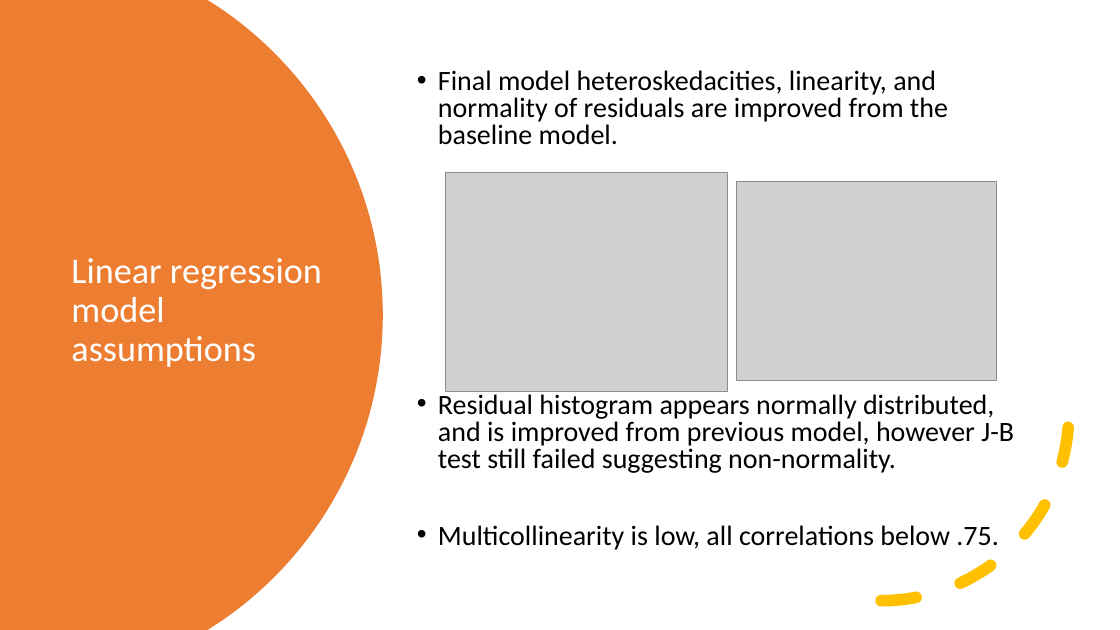
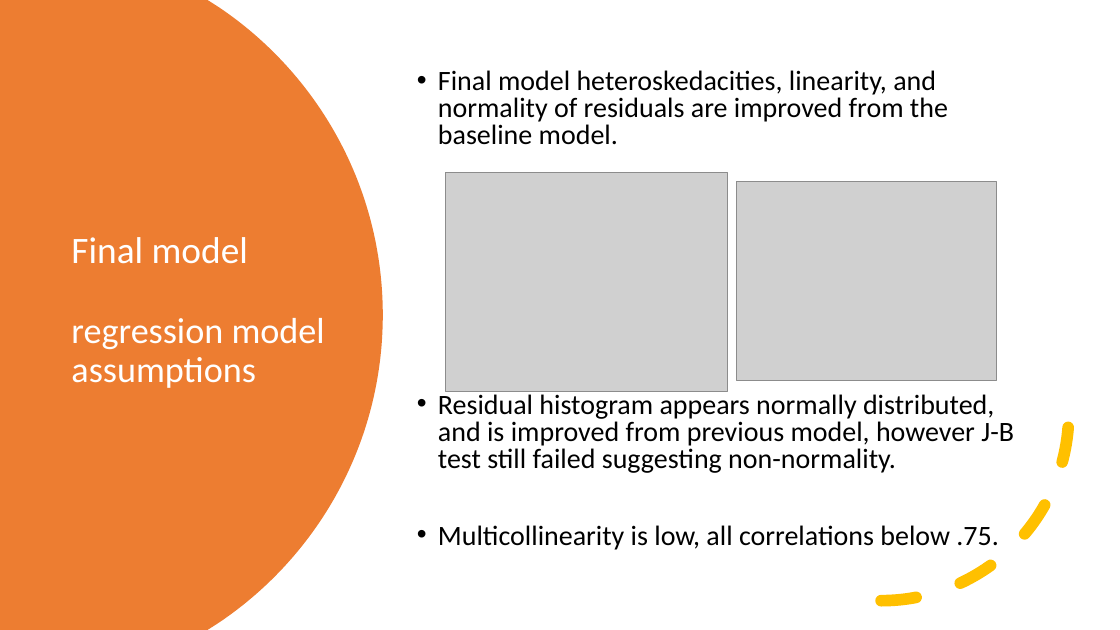
Before and after one commit to jmarksk/RealEstateProject2, a slide deck: slide 5 of Presentation_RealEstate.pptx. Drawn at 1120x630 pixels with LibreOffice and Linux fonts; fonts in the diff are those of the drawing; grey boxes stand for pictures. Boxes give left, top, right and bottom in pixels: in the first picture for what was removed or moved away, otherwise in the second. Text is boxed around its words. In the diff, an @@ line names an element or a change of style, - is before the commit and + after.

```diff
--- a/Presentation_RealEstate.pptx
+++ b/Presentation_RealEstate.pptx
@@ title at bbox=[71, 237, 325, 388]: text changed @@
-Linear regression model assumptions
+Final model
+regression model assumptions
```
Also in this commit, not shown: 2 other slides changed, 3 other files.
